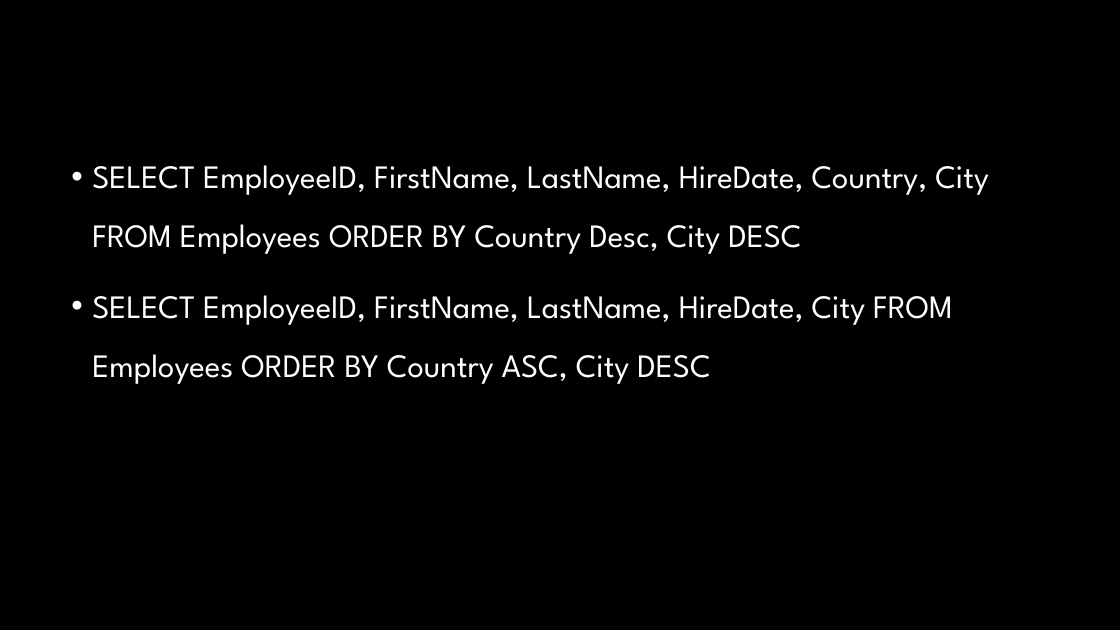
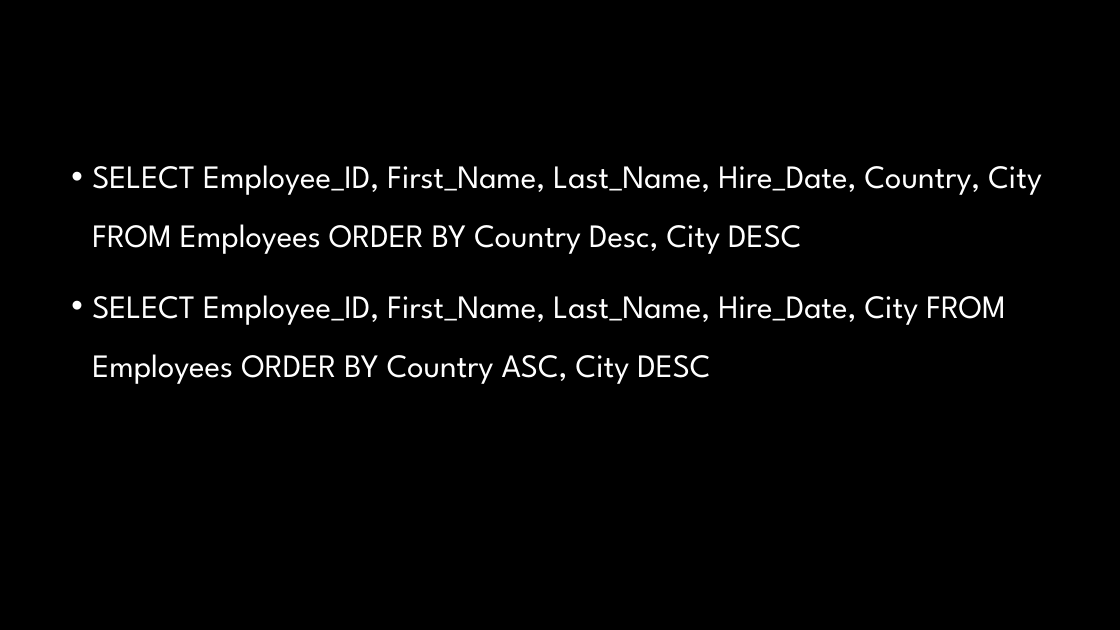
Before and after one commit to VKRISHNANB/postgres, a slide deck: slide 9 of slides/2psql1.pptx. Drawn at 1120x630 pixels with LibreOffice and Linux fonts; fonts in the diff are those of the drawing; background and template pictures are left out. Boxes give left, top, right and bottom in pixels: in the first picture for what was removed or moved away, otherwise in the second. Text is boxed around its words. In the diff, an @@ line names an element or a change of style, - is before the commit and + after.

```diff
--- a/slides/2psql1.pptx
+++ b/slides/2psql1.pptx
@@ text at (x1=92, y1=165, x2=1042, y2=384): text changed @@
-• SELECT EmployeeID, FirstName, LastName, HireDate, Country, City FROM Employees ORDER BY Country Desc, City DESC
-• SELECT EmployeeID, FirstName, LastName, HireDate, City FROM Employees ORDER BY Country ASC, City DESC
+• SELECT Employee_ID, First_Name, Last_Name, Hire_Date, Country, City FROM Employees ORDER BY Country Desc, City DESC
+• SELECT Employee_ID, First_Name, Last_Name, Hire_Date, City FROM Employees ORDER BY Country ASC, City DESC
```
Also in this commit, not shown: 23 other slides changed, 1 other file.
